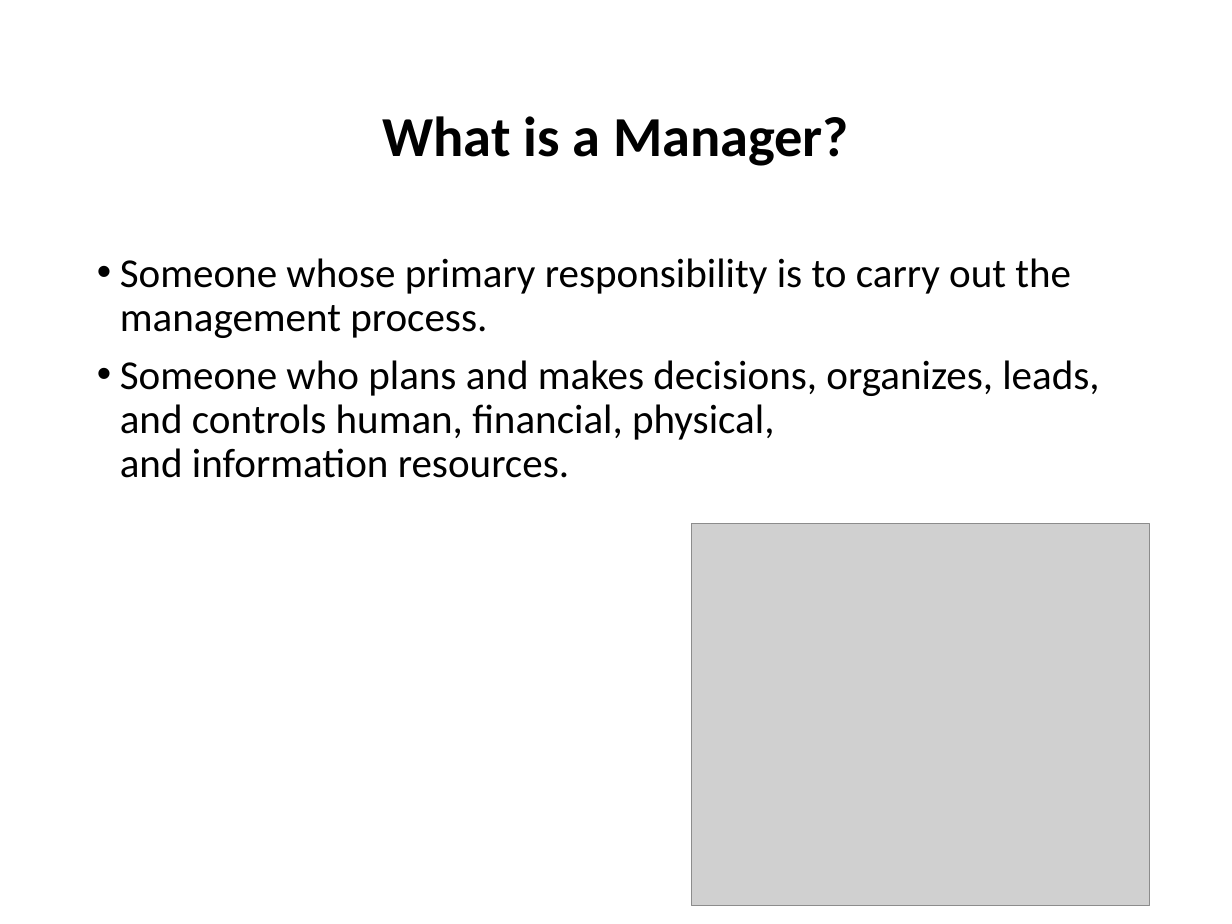
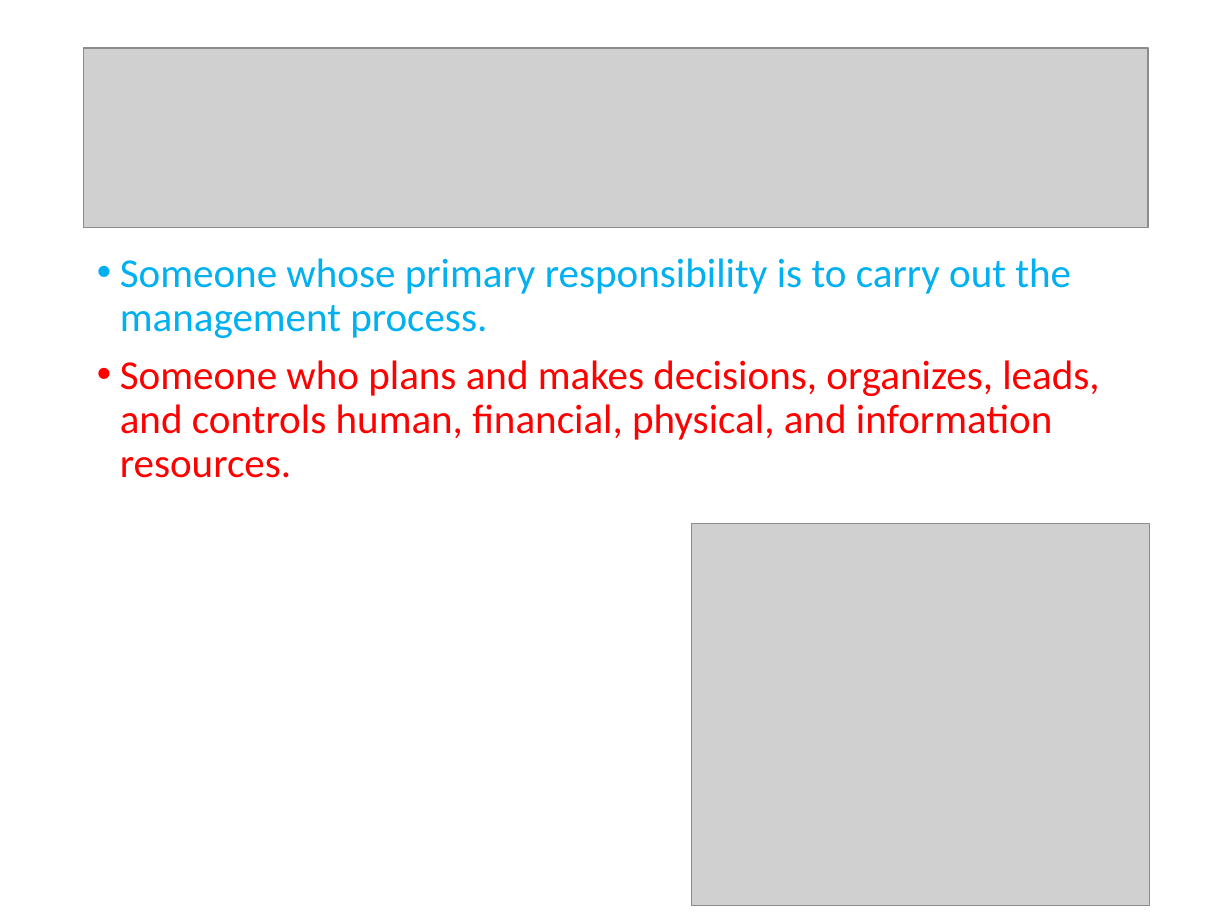
Before and after one commit to AbdullahRFA/3_2_ALL_Resources, a slide deck: slide 9 of Management & Accounting /Management/Chapter-1 (MGT).ppt. Drawn at 1232x924 pixels with LibreOffice and Linux fonts; fonts in the diff are those of the drawing; grey boxes stand for pictures. Boxes give left, top, right and bottom in pixels: in the first picture for what was removed or moved away, otherwise in the second. Text is boxed around its words. In the diff, an @@ line names an element or a change of style, - is before the commit and + after.

Commit message:
added management and accoutn tutorial

```diff
--- a/Management & Accounting /Management/Chapter-1 (MGT).ppt
+++ b/Management & Accounting /Management/Chapter-1 (MGT).ppt
@@ picture added at (x1=84, y1=48, x2=1148, y2=228) @@
@@ title removed at (x1=382, y1=116, x2=849, y2=166) @@
-What is a Manager?
@@ text "Someone whose primary responsibility is ..." at (x1=120, y1=258, x2=1099, y2=478): text colour #000000 to #00B0F0 in "Someone whose primary responsibility is to carry ..."; text colour #000000 to #FF0000 in "Someone who plans and makes decisions, organizes, ..."; bullet colour #000000 to #00B0F0; bullet colour #000000 to #FF0000 @@
```
Also in this commit, not shown: 14 other slides changed, 2 slides added, 2 slides removed, 5 other files.
